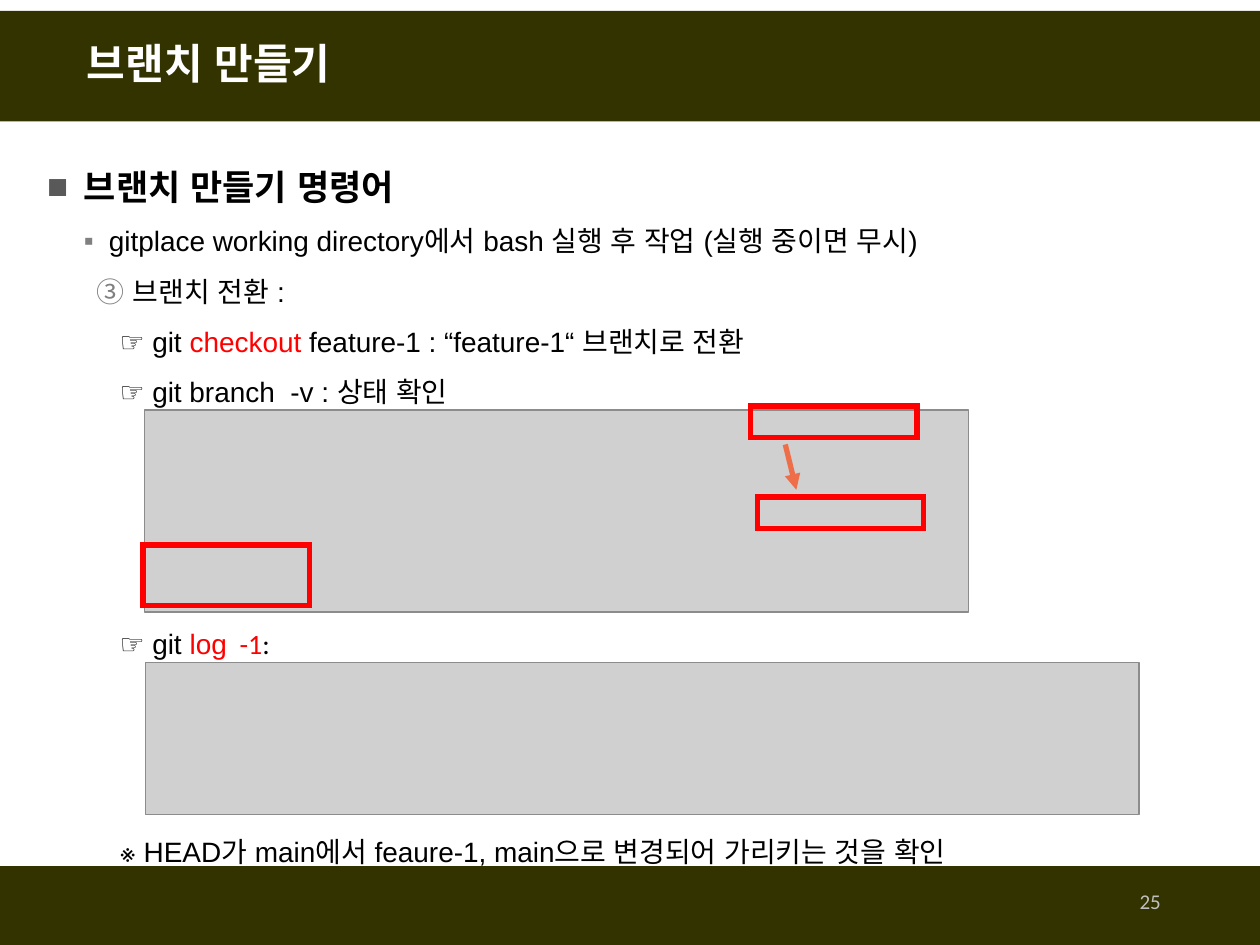
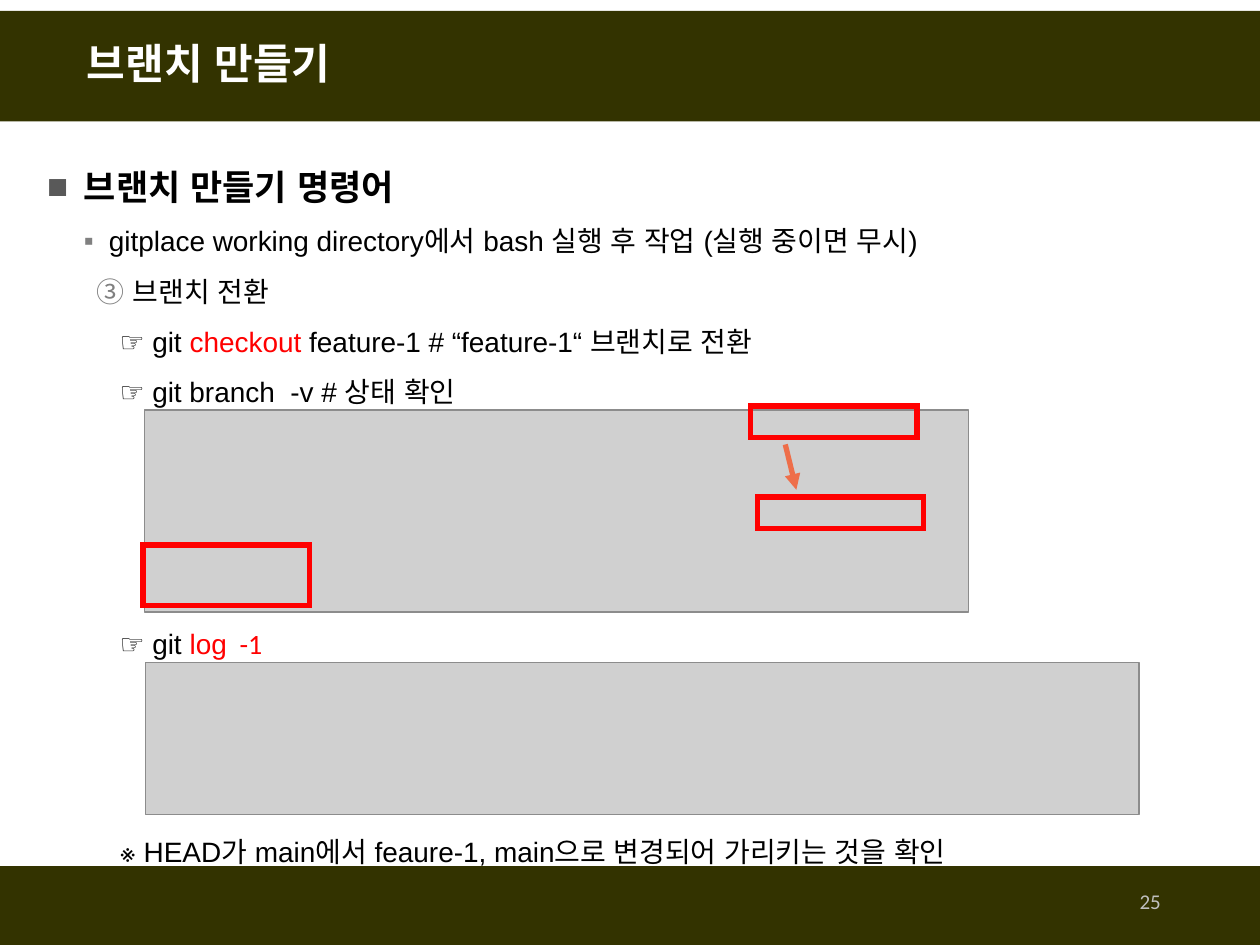
Before and after one commit to fasthill/github-lecture, a slide deck: slide 25 of git및github첫걸음-git사용하기.pptx. Drawn at 1260x945 pixels with LibreOffice and Linux fonts; fonts in the diff are those of the drawing; grey boxes stand for pictures. Boxes give left, top, right and bottom in pixels: in the first picture for what was removed or moved away, otherwise in the second. Text is boxed around its words. In the diff, an @@ line names an element or a change of style, - is before the commit and + after.

```diff
--- a/git및github첫걸음-git사용하기.pptx
+++ b/git및github첫걸음-git사용하기.pptx
@@ text at <box>133,278,752,659</box>: text changed @@
-  3. 브랜치 전환 :
-  ☞ git checkout feature-1 : “feature-1“ 브랜치로 전환
-  ☞ git branch -v : 상태 확인
-  ☞ git log -1:
+  3. 브랜치 전환
+  ☞ git checkout feature-1 # “feature-1“ 브랜치로 전환
+  ☞ git branch -v # 상태 확인
+  ☞ git log -1
```
Also in this commit, not shown: 39 other slides changed, 2 slides added, 1 slide removed.
